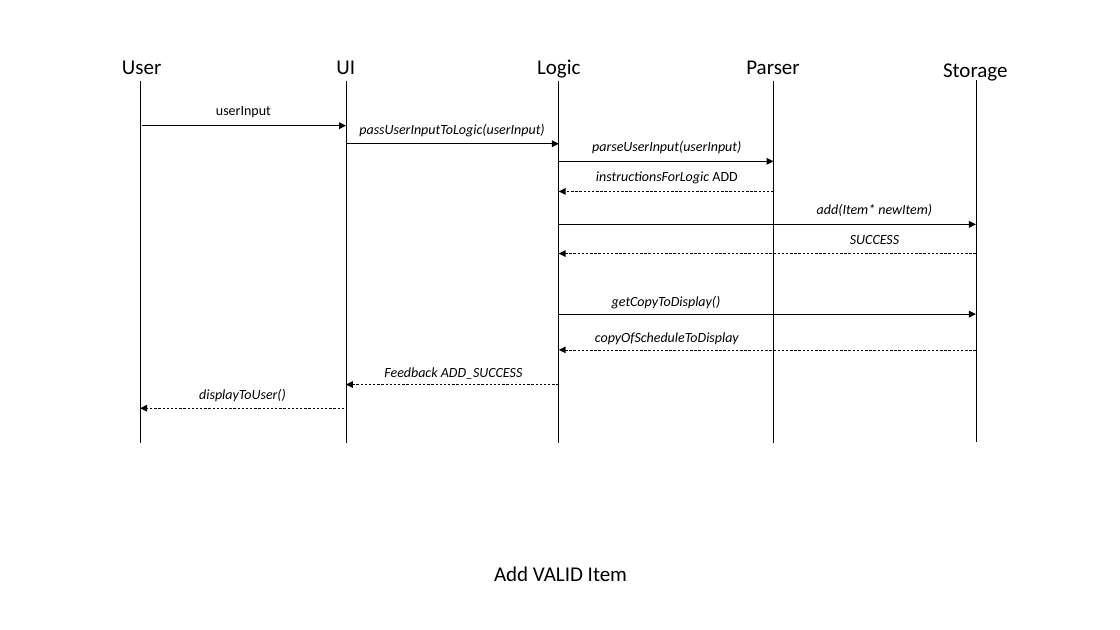
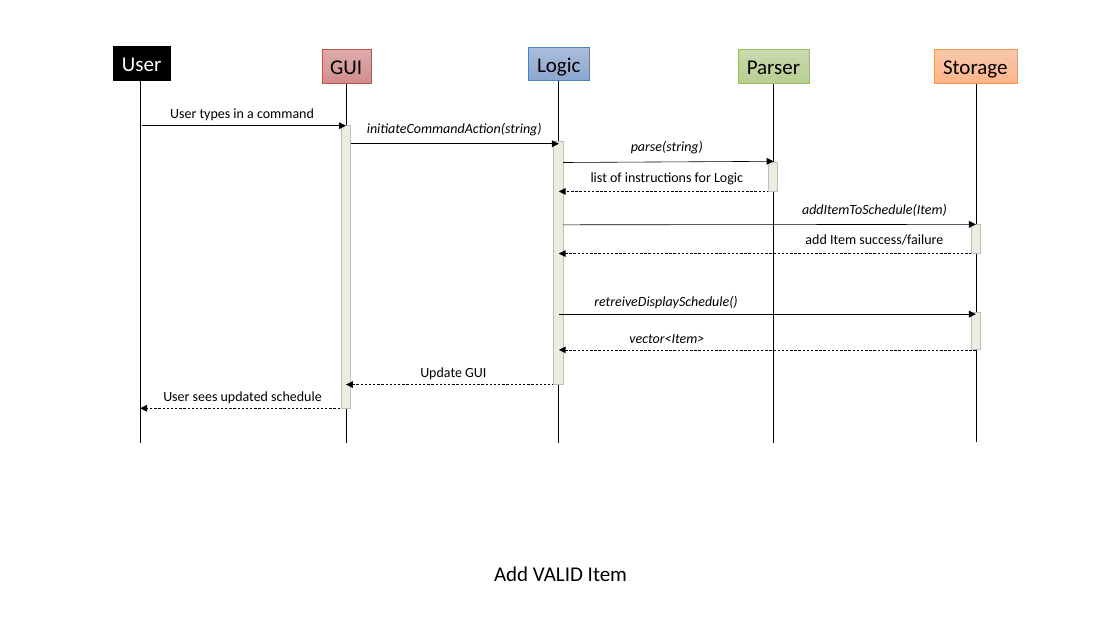
Before and after one commit to cs2103jan2015-f10-2c/main, a slide deck: slide 4 of iPlanner Documentation/[V0.5]/Sequence Diagrams.pptx. Drawn at 1120x630 pixels with LibreOffice and Linux fonts; fonts in the diff are those of the drawing. Boxes give left, top, right and bottom in pixels: in the first picture for what was removed or moved away, otherwise in the second. Text is boxed around its words. In the diff, an @@ line names an element or a change of style, - is before the commit and + after.

```diff
--- a/iPlanner Documentation/[V0.5]/Sequence Diagrams.pptx
+++ b/iPlanner Documentation/[V0.5]/Sequence Diagrams.pptx
@@ rectangle "User": place and size @@
-rectangle "User" at [122,60,161,74]
+rectangle "User" at [113,46,171,80]
@@ rectangle "User" at [113,46,171,80]: text colour #000000 to #FFFFFF; vertical alignment top to middle; fill none to #000000; outline none to #000000 1 pt @@
@@ rectangle added at [322,50,371,83], fill gradient #DDACAB to #D79E9D to #D48D8B, outline #C0504D 0.5 pt, 18 pt, text #000000 @@
+GUI
@@ rectangle "Logic": place and size @@
-rectangle "Logic" at [537,59,580,78]
+rectangle "Logic" at [528,47,590,81]
@@ rectangle "Logic" at [528,47,590,81]: vertical alignment top to middle; fill none to gradient #ABBEDB to #9EB3D5 to #8CA7D2; outline none to #4F81BD 0.5 pt @@
@@ rectangle "Parser": place and size @@
-rectangle "Parser" at [746,60,799,74]
+rectangle "Parser" at [739,50,809,83]
@@ rectangle "Parser" at [739,50,809,83]: alignment left to centre; vertical alignment top to middle; fill none to gradient #CADAAF to #C1D4A2 to #B9D091; outline none to #9BBB59 0.5 pt @@
@@ rectangle "Storage": place and size @@
-rectangle "Storage" at [943,63,1008,83]
+rectangle "Storage" at [935,50,1017,83]
@@ rectangle "Storage" at [935,50,1017,83]: vertical alignment top to middle; fill none to gradient #FDCAAC to #FBBF9C to #FFB68A; outline none to #F79646 0.5 pt @@
@@ text removed at [336,60,355,74] @@
-UI
@@ text at [170,108,314,121]: text changed @@
-userInput
+User types in a command
@@ rectangle added at [341,125,350,408], fill #EEECE1, outline #BFBFBF 1 pt @@
@@ arrow moved from (346, 144) - (559, 144) to (350, 144) - (559, 144) @@
@@ text at [367,123,542,136]: text changed @@
-passUserInputToLogic(userInput)
+initiateCommandAction(string)
@@ rectangle added at [554,141,563,384], fill #EEECE1, outline #BFBFBF 1 pt @@
@@ text at [631,141,703,154]: text changed @@
-parseUserInput(userInput)
+parse(string)
@@ arrow moved from (559, 161) - (774, 161) to (563, 162) - (774, 161) @@
@@ text at [591,172,743,185]: text changed; italic off @@
-instructionsForLogic ADD
+list of instructions for Logic
@@ rectangle added at [769,162,778,191], fill #EEECE1, outline #BFBFBF 1 pt @@
@@ text at [802,204,947,216]: text changed @@
-add(Item* newItem)
+addItemToSchedule(Item)
@@ arrow moved from (559, 224) - (976, 224) to (563, 225) - (976, 224) @@
@@ text at [805,234,943,245]: text changed; italic off @@
-SUCCESS
+add Item success/failure
@@ rectangle added at [971,225,981,254], fill #EEECE1, outline #BFBFBF 1 pt @@
@@ text at [594,296,737,309]: text changed @@
-getCopyToDisplay()
+retreiveDisplaySchedule()
@@ rectangle added at [971,313,981,350], fill #EEECE1, outline #BFBFBF 1 pt @@
@@ text at [629,334,704,343]: text changed @@
-copyOfScheduleToDisplay
+vector<Item>
@@ text at [420,367,486,380]: text changed; italic off @@
-Feedback ADD_SUCCESS
+Update GUI
@@ text at [163,391,322,404]: text changed; italic off @@
-displayToUser()
+User sees updated schedule
```
Also in this commit, not shown: 1 slide added, 1 other file.
